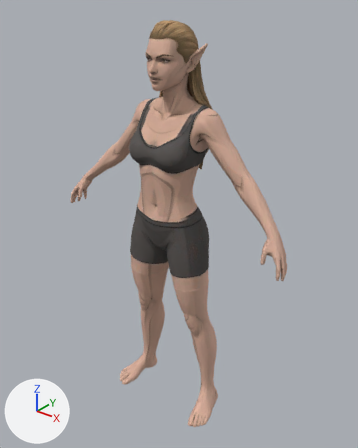
The glTF model app/assets/models/elf.glb: old version first, new version second.
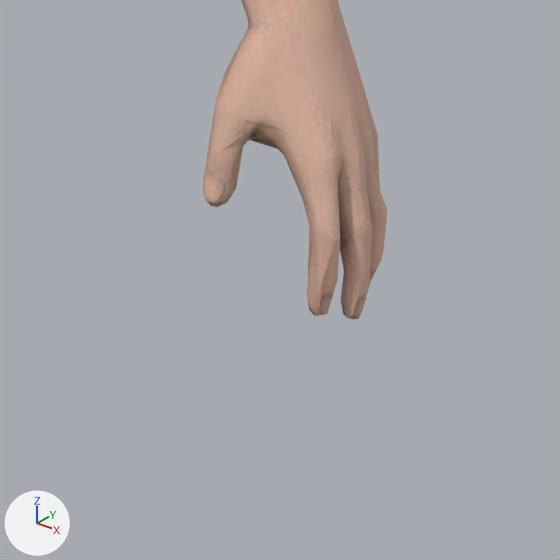
The first picture shows the older version from a 50 mm lens placed at (1.193, -1.445, 1.817), pointed at (0.007, 0.039, 0.897). The close-ups show the older and then the newer version on the part from 64% to 87% of the width and 52% to 71% of the height of that picture. Only the edits that show in the close-ups are written down. Lighting does not change. The marker at lower left points along +X, +Y and +Z. Vertices at exactly the same position are counted once.

In view in the first close-up: 'output_unwrapped'.
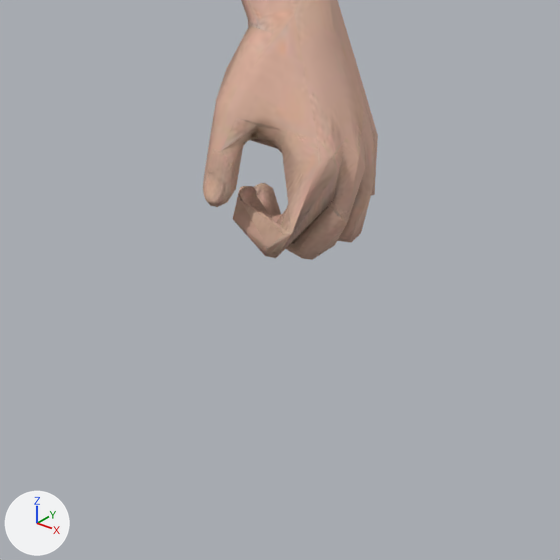
Changed parts and their boxes (x1, y1, x2, y2) in the close-ups (560 x 560 px; the box of a moved part takes in the faces that stretch with it):
'output_unwrapped', reshaped
    before: (203, 0, 387, 319)
    after: (203, 0, 378, 260)
part 1 of me_output_unwrapped, moved or reshaped
    before: (282, 142, 387, 319)
    after: (233, 142, 374, 260)

The edits, one by one:
me_output_unwrapped is used by ob_output_unwrapped; location (0.0, 0.0, 0.0).
me_output_unwrapped had 5214 vertices, 10424 faces and spanned x -0.56..0.56, y -0.14..0.15, z 0.0..1.7.
me_output_unwrapped now has 5214 vertices, 10424 faces and spans x -0.54..0.54, y -0.14..0.15, z 0.0..1.7.
me_output_unwrapped part 1: 100 of 5214 vertices moved; they spanned x 0.51..0.56, y -0.09..-0.01, z 0.88..0.95 and now span x 0.47..0.54, y -0.08..0.0, z 0.89..0.95; mean shift (-0.04, 0.01, 0.01); largest move (0.55, -0.06, 0.88) -> (0.48, -0.03, 0.92).
Other edits to the shape of me_output_unwrapped do not show in these pictures.
